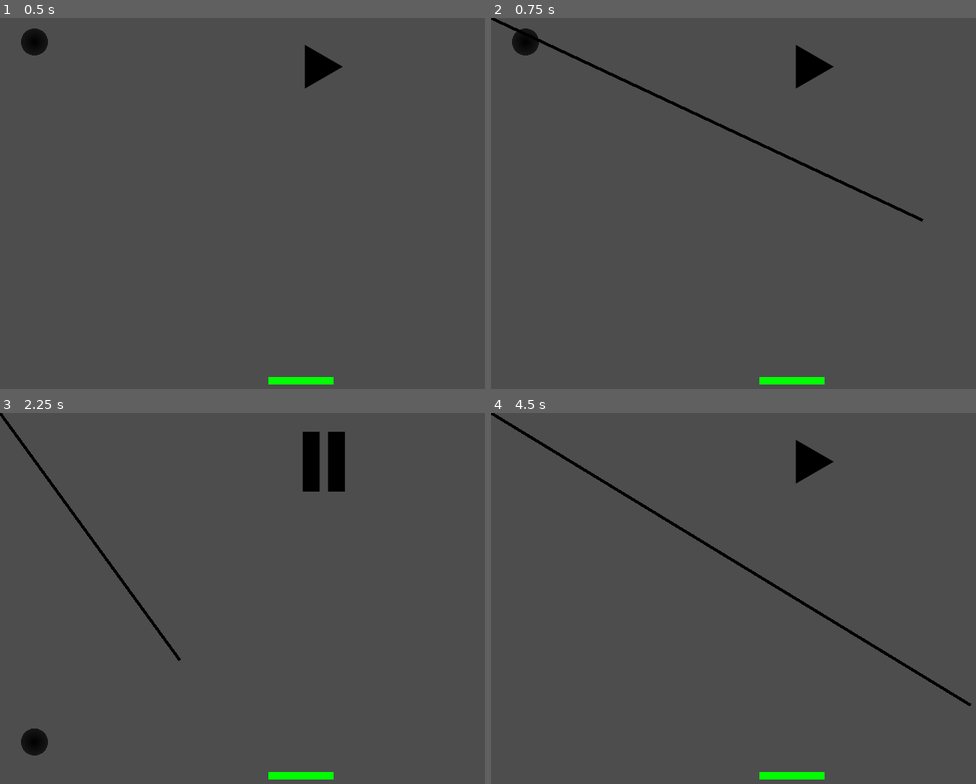
Above: before the commit, frames 1-4 (two rows, left to right).
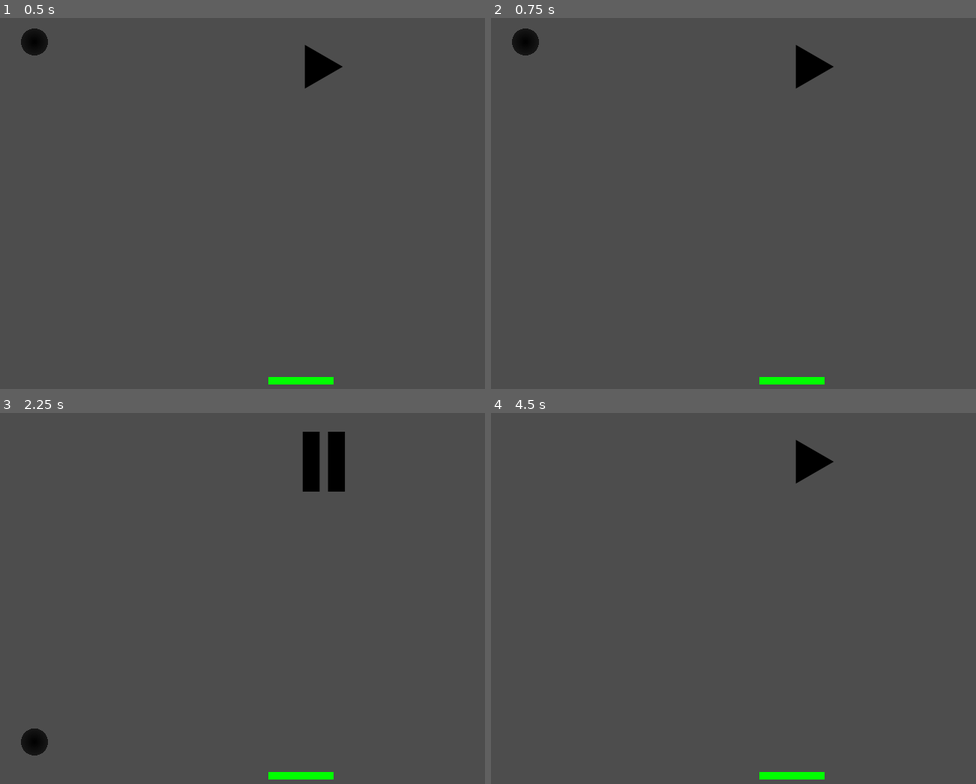
Above: after the commit, the same moments.

Repository: trizko/Papyrus
Game: Godot game, scene res://scenes/levels/level-01-01.tscn
Same seed, same stepped clock (60 frames per second), same inputs: the game is played once before the commit and once after it.
Inputs (mouse positions are in pixels of both pictures, inside the frame that each line leads up to):
- Up to frame 1 (0.5 s): no input
- Up to frame 2 (0.75 s): tap Enter at 0.5 s; move the mouse to (922, 222) at 0.52 s; click (922, 222) at 0.67 s
- Up to frame 3 (2.25 s): click (324, 461) at 1.25 s; move the mouse to (179, 661) at 2.02 s; click (179, 661) at 2.17 s
- Up to frame 4 (4.5 s): tap Space at 2.75, 4.25 s; move the mouse to (849, 539) at 2.77 s; click (849, 539) at 2.92 s; tap Enter at 3.5 s; move the mouse to (762, 728) at 3.52 s; click (762, 728) at 3.67 s; move the mouse to (971, 706) at 4.27 s; click (971, 706) at 4.42 s

Frame 1 is identical in both runs. In frame 2, 0.8% of the frame differs, in the area x 0-90%, y 0-55%; in frame 3, 0.5%; in frame 4, 0.9%, in the area x 0-100%, y 0-79%.

Commit message:
Initialize end_point to (0,0) on start for line

Diff:
--- a/godot/Papyrus/scripts/line.gd
+++ b/godot/Papyrus/scripts/line.gd
@@ -18,6 +18,7 @@
 func start_drawing(pos):
 	is_drawing = true
 	start_point = pos
+	end_point = pos
 	line.points = [start_point]
 
 func finish_drawing():
